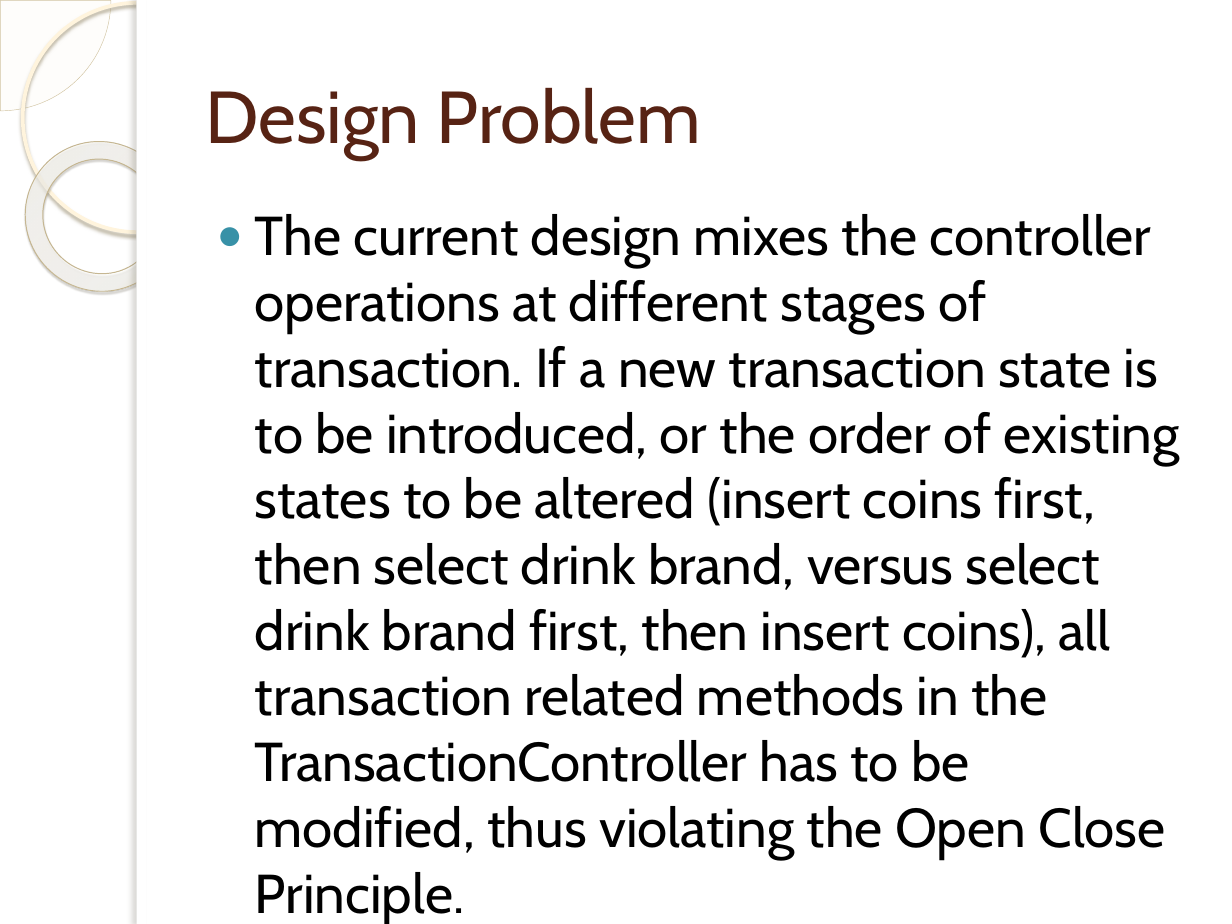
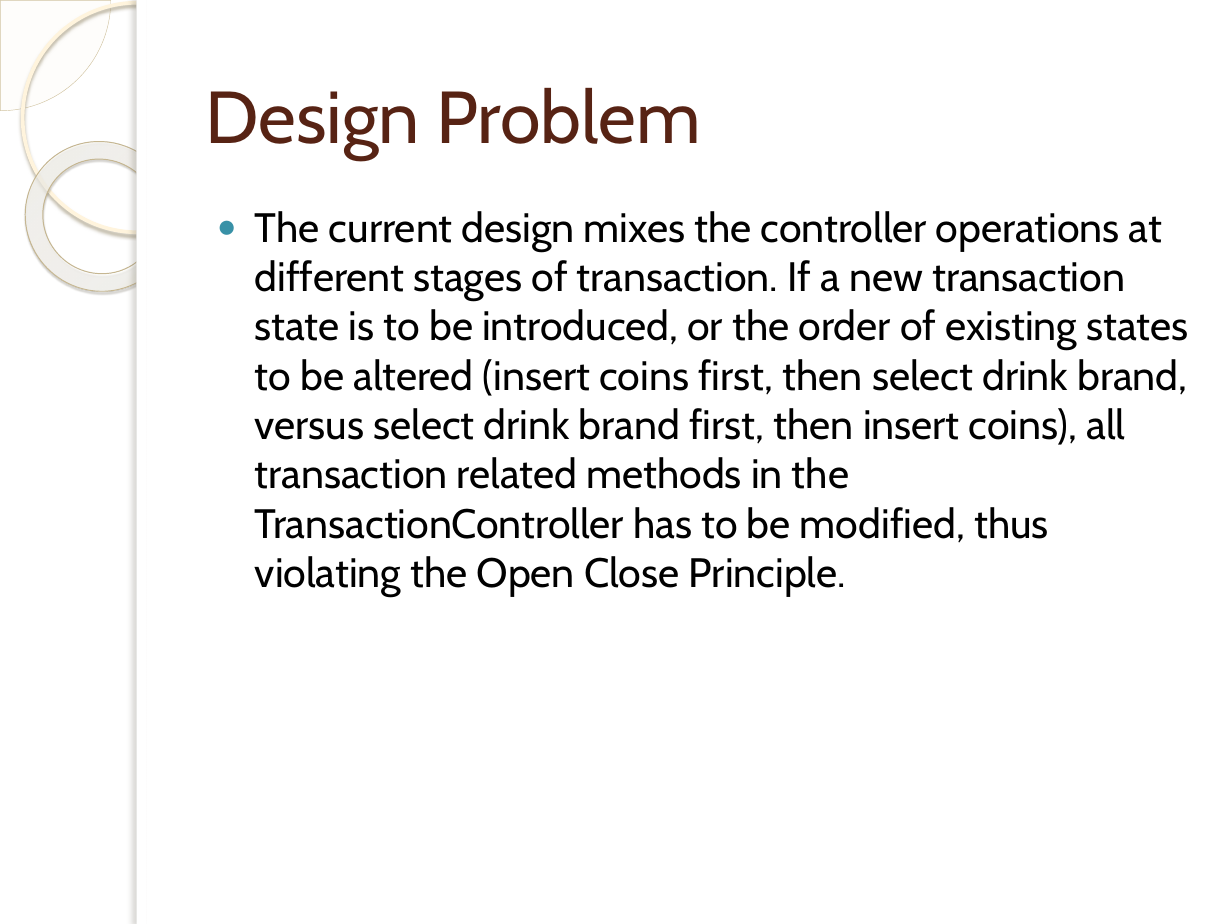
Before and after one commit to Kevin-Han/iss-oodp-pt03-wmcs, a slide deck: slide 2 of WMCS/docs/OODP_CA_PT03.pptx. Drawn at 1232x924 pixels with LibreOffice and Linux fonts; fonts in the diff are those of the drawing; background and template pictures are left out. Boxes give left, top, right and bottom in pixels: in the first picture for what was removed or moved away, otherwise in the second. Text is boxed around its words. In the diff, an @@ line names an element or a change of style, - is before the commit and + after.

Commit message:
add implement decision for State pattern

```diff
--- a/WMCS/docs/OODP_CA_PT03.pptx
+++ b/WMCS/docs/OODP_CA_PT03.pptx
@@ text "The current design mixes the ..." at bbox=[255, 211, 1188, 597]: size 32 to 24 pt @@
```
Also in this commit, not shown: 3 other slides changed.
